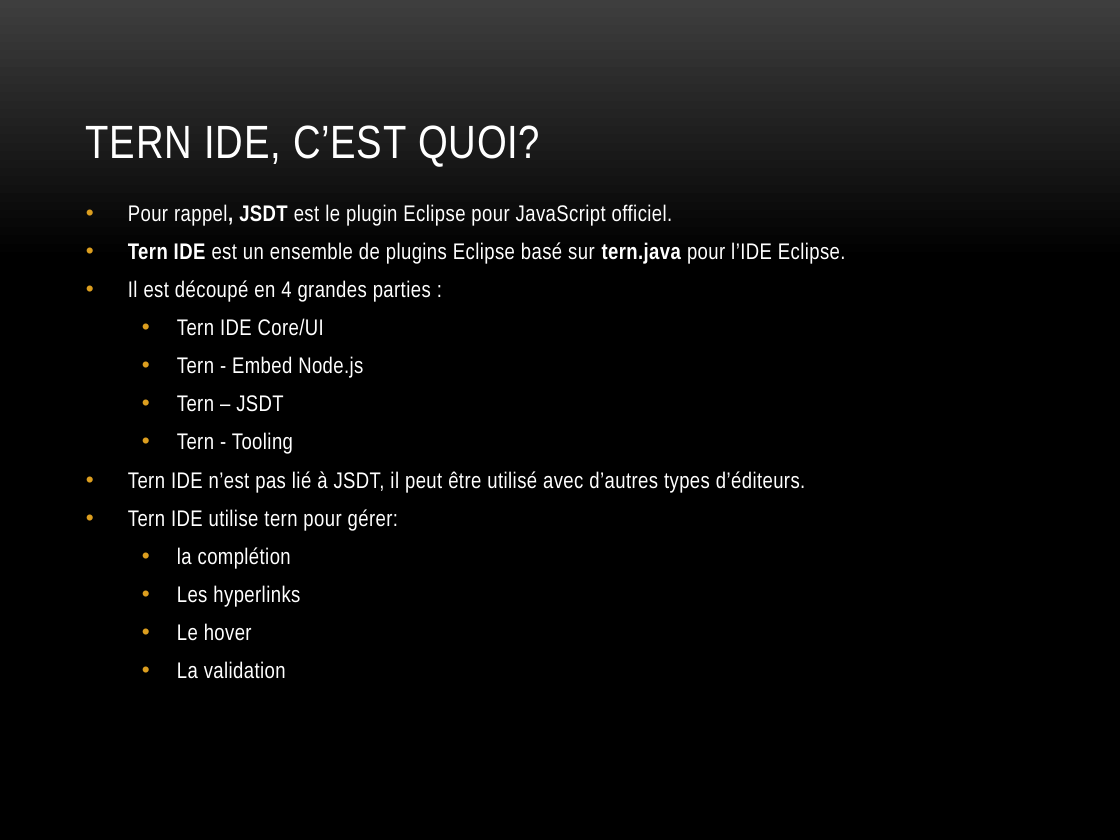
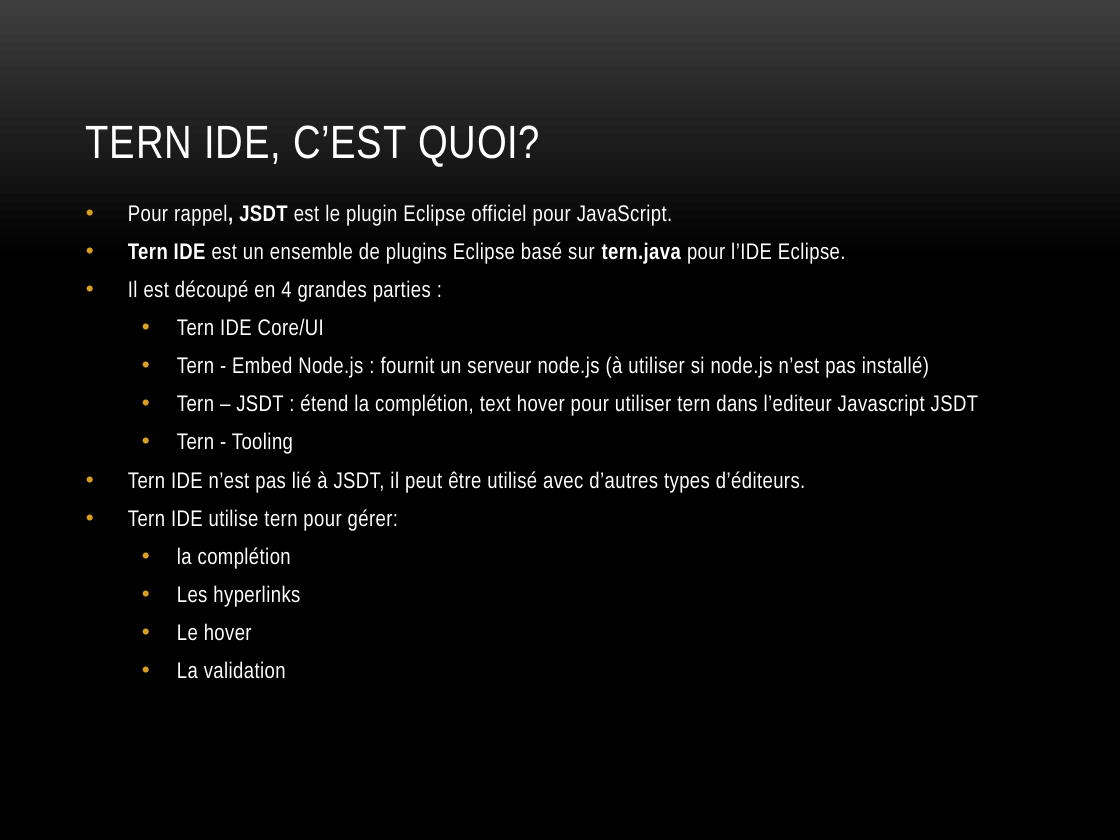
Before and after one commit to angelozerr/tern.java, a slide deck: slide 12 of docs/tern.java_fr.pptx. Drawn at 1120x840 pixels with LibreOffice and Linux fonts; fonts in the diff are those of the drawing; background and template pictures are left out. Boxes give left, top, right and bottom in pixels: in the first picture for what was removed or moved away, otherwise in the second. Text is boxed around its words. In the diff, an @@ line names an element or a change of style, - is before the commit and + after.

Commit message:
Explain node.js tern server.

```diff
--- a/docs/tern.java_fr.pptx
+++ b/docs/tern.java_fr.pptx
@@ text at (x1=128, y1=204, x2=673, y2=226): text changed @@
-• Pour rappel, JSDT est le plugin Eclipse pour JavaScript officiel.
+• Pour rappel, JSDT est le plugin Eclipse officiel pour JavaScript.
@@ text at (x1=177, y1=356, x2=978, y2=416): text changed @@
-  • Tern - Embed Node.js
-  • Tern – JSDT
+  • Tern - Embed Node.js : fournit un serveur node.js (à utiliser si node.js n’est pas installé)
+  • Tern – JSDT : étend la complétion, text hover pour utiliser tern dans l’editeur Javascript JSDT
```
Also in this commit, not shown: 12 other slides changed, 5 slides added, 5 slides removed.
